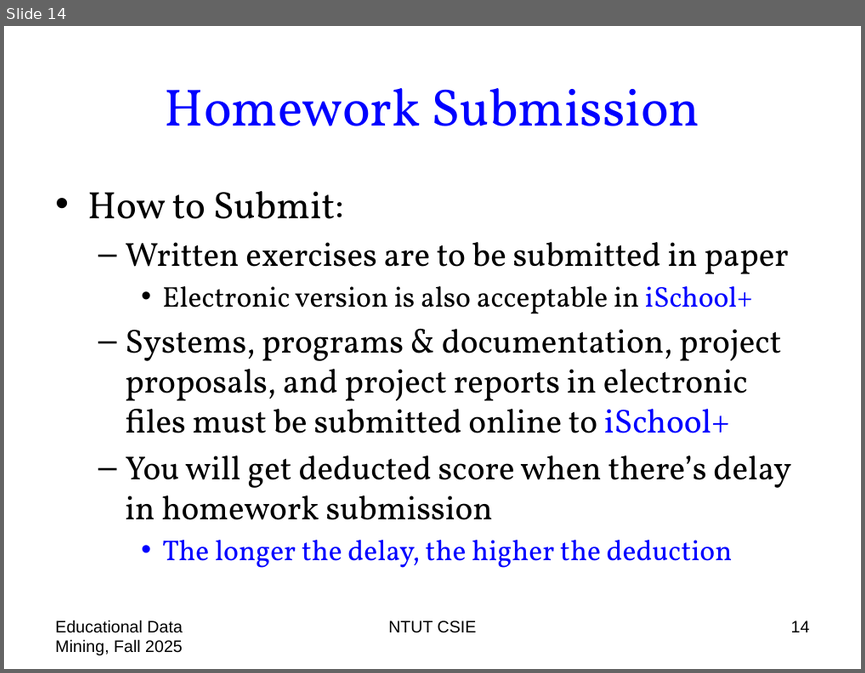
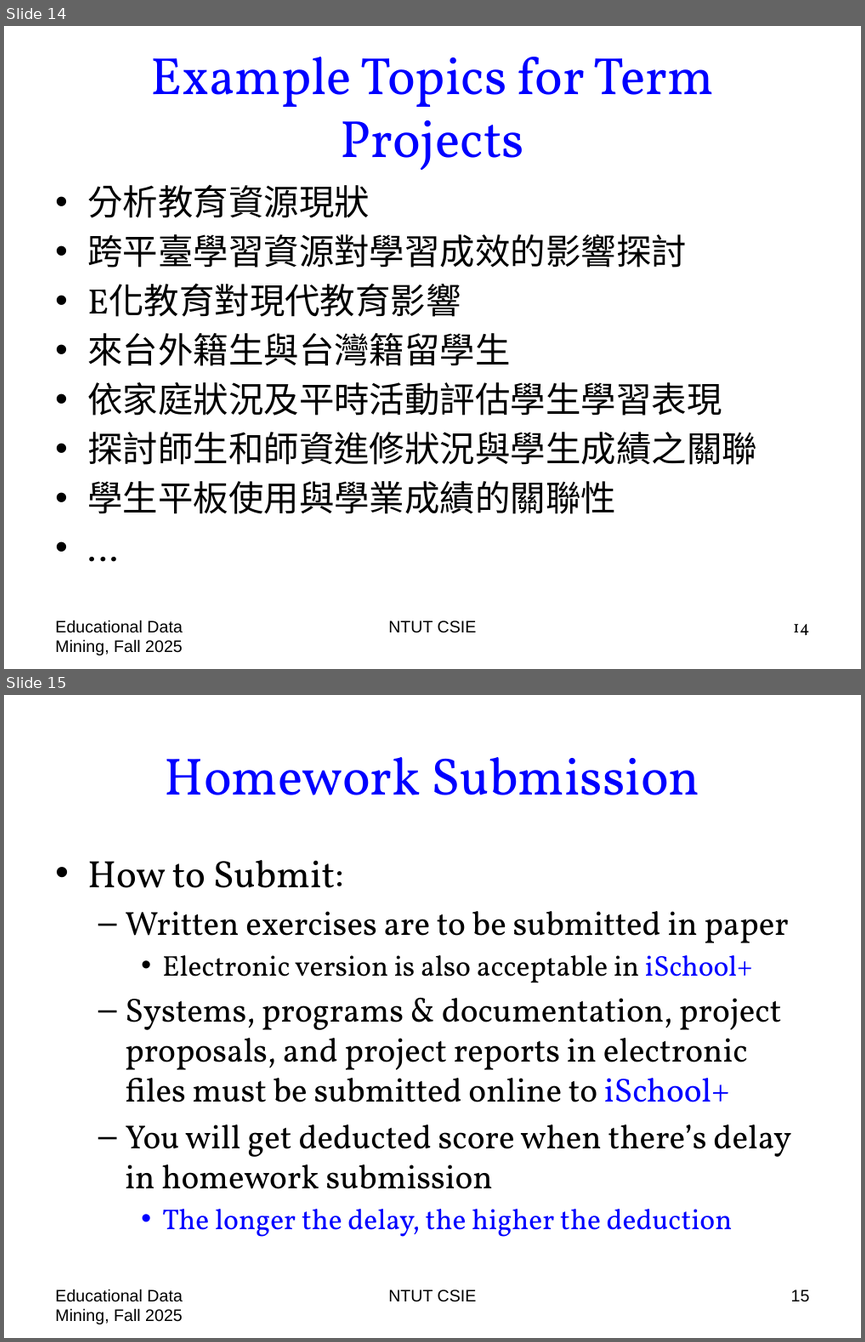
Before and after one commit to chriswjh/chriswjh.github.io, a slide deck: EDM/00-overview.pptx. Shown one above the other, each under a label of ours: slide 14 before the commit, slides 14 and 15 after it. The pictures are 865x673 and 865x1342 pixels, drawn with LibreOffice and Linux fonts; fonts in the diff are those of the drawing. Boxes give left, top, right and bottom in pixels: in the first picture for what was removed or moved away, otherwise in the second. Text is boxed around its words. In the diff, an @@ line names an element or a change of style, - is before the commit and + after.

```diff
--- a/EDM/00-overview.pptx
+++ b/EDM/00-overview.pptx
@@ slide 14 added at (x1=4, y1=26, x2=861, y2=669), background #FFFFFF @@
@@ title added at (x1=150, y1=57, x2=714, y2=170), 44 pt, text #0000FF @@
+Example Topics for Term Projects
@@ text added at (x1=87, y1=185, x2=757, y2=514), 29.6 pt, text #000000 @@
+• 分析教育資源現狀
+• 跨平臺學習資源對學習成效的影響探討
+• E化教育對現代教育影響
+• 來台外籍生與台灣籍留學生
+• 依家庭狀況及平時活動評估學生學習表現
+• 探討師生和師資進修狀況與學生成績之關聯
+• 學生平板使用與學業成績的關聯性
+• …
@@ text added at (x1=55, y1=619, x2=182, y2=655), 14 pt, text #000000 @@
+Educational Data Mining, Fall 2025
@@ text added at (x1=388, y1=620, x2=477, y2=633), 14 pt, text #000000 @@
+NTUT CSIE
@@ page number added at (x1=793, y1=624, x2=809, y2=635), 14 pt, text #000000 @@
+14
@@ what was slide 14 is now slide 15 @@
@@ page number at (x1=791, y1=1289, x2=810, y2=1302): text changed @@
-14
+15
```
Also in this commit, not shown: 7 slides changed.
